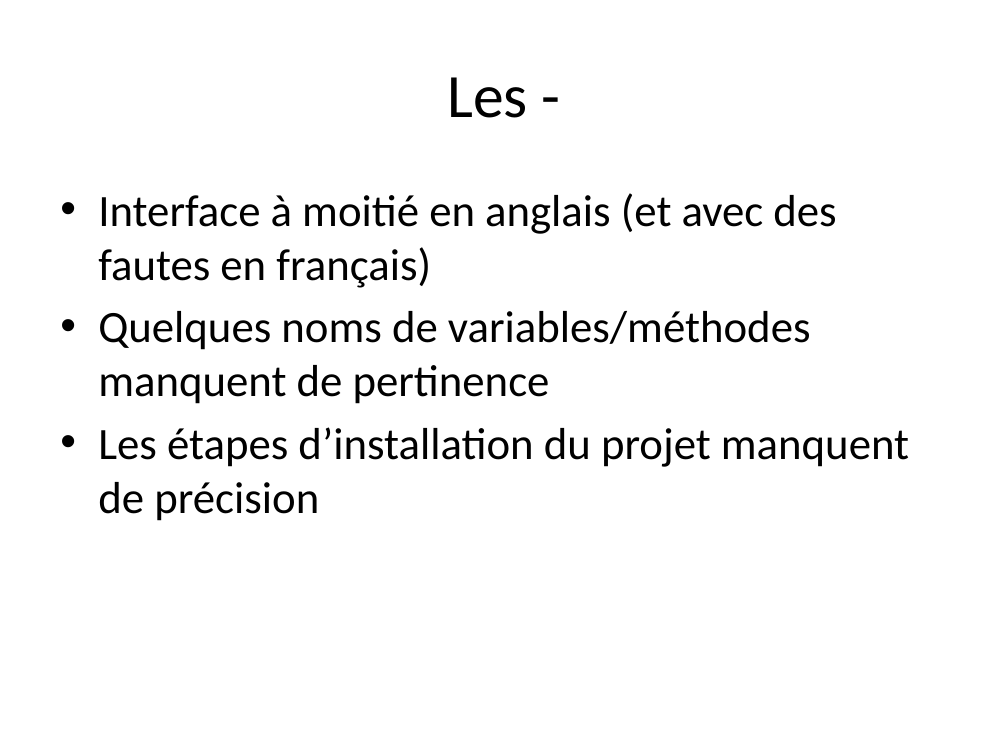
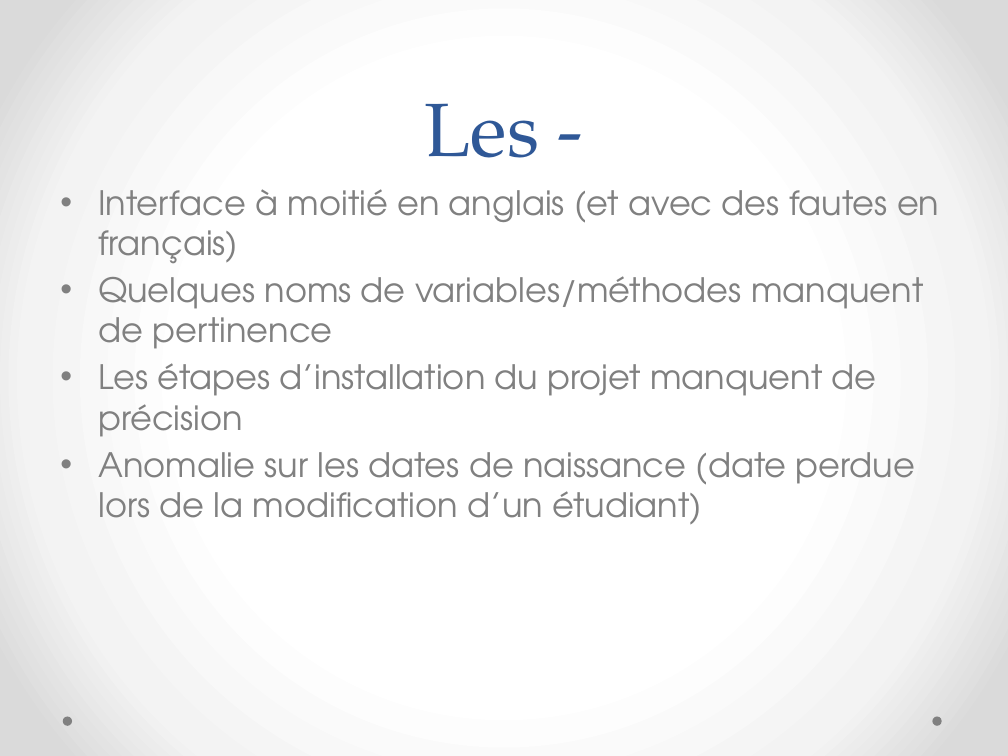
Before and after one commit to AtiLoik/Partiel_2_final, a slide deck: slide 3 of Compte rendu individuel/Benjamin/CR_partiel_boutrois.pptx (slide 2 before the commit). Drawn at 1008x756 pixels with LibreOffice and Linux fonts; fonts in the diff are those of the drawing. Boxes give left, top, right and bottom in pixels: in the first picture for what was removed or moved away, otherwise in the second. Text is boxed around its words. In the diff, an @@ line names an element or a change of style, - is before the commit and + after.

```diff
--- a/Compte rendu individuel/Benjamin/CR_partiel_boutrois.pptx
+++ b/Compte rendu individuel/Benjamin/CR_partiel_boutrois.pptx
@@ background #FFFFFF to gradient #FFFFFF to #F4F4F4 to #DADADA @@
@@ title "Les -": place and size @@
-title "Les -" at (447,77,528,118)
+title "Les -" at (425,103,539,158)
@@ title "Les -" at (425,103,539,158): size 44 to 54 pt, font Calibri to TeX Gyre Pagella, text colour #000000 to #2F5897; line spacing 1 to 58pt; vertical alignment middle to bottom @@
@@ text at (98,189,939,437): size 32 to 24 pt, font Calibri to TeX Gyre Adventor, text colour #000000 to #808080 in "Interface à moitié en anglais (et avec ...", "Quelques noms de variables/méthodes manquent de pertinence", "Les étapes d’installation du projet manquent de ..."; less space between paragraphs @@
@@ text at (98,452,915,524): paragraph added @@
+• Anomalie sur les dates de naissance (date perdue lors de la modification d’un étudiant)
@@ ellipse added at (62,717,72,726), fill #808080 @@
@@ ellipse added at (932,717,941,726), fill #808080 @@
```
Also in this commit, not shown: 2 other slides changed, 1 slide added.
